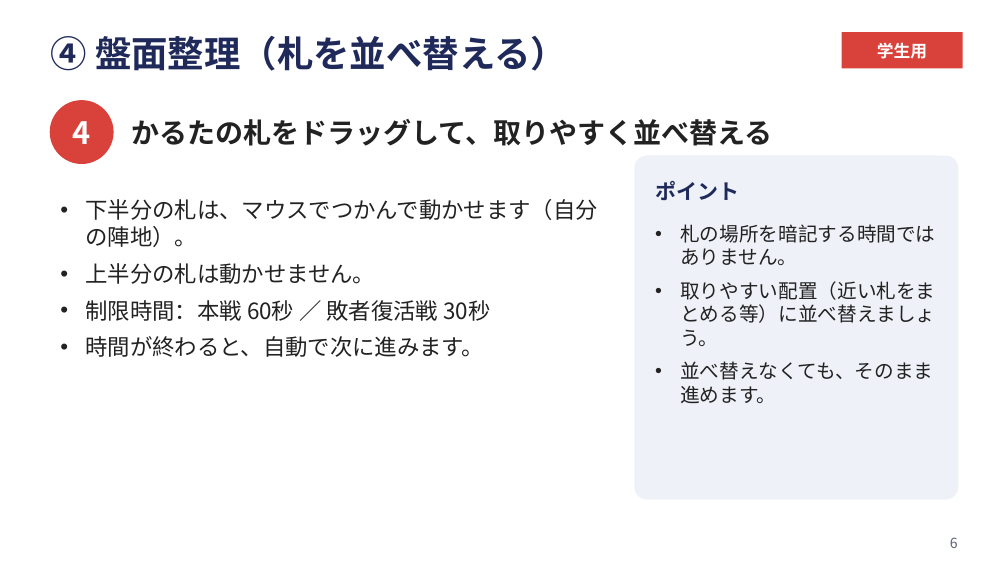
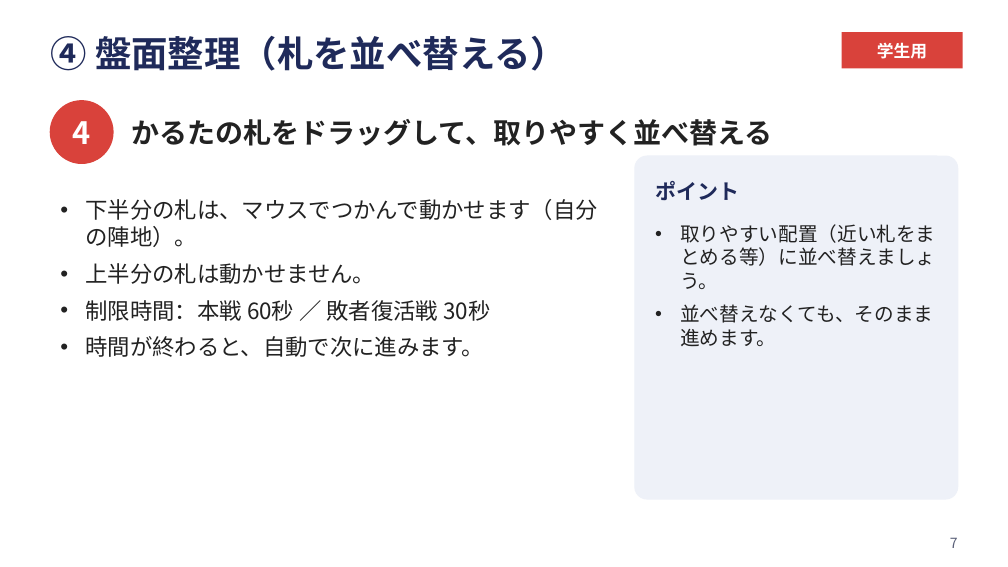
Before and after one commit to watanabekou0708-bot/e-karuta, a slide deck: slide 7 of 手順書/当日手順書_学生用.pptx (slide 6 before the commit). Drawn at 1008x567 pixels with LibreOffice and Linux fonts; fonts in the diff are those of the drawing. Boxes give left, top, right and bottom in pixels: in the first picture for what was removed or moved away, otherwise in the second. Text is boxed around its words. In the diff, an @@ line names an element or a change of style, - is before the commit and + after.

```diff
--- a/手順書/当日手順書_学生用.pptx
+++ b/手順書/当日手順書_学生用.pptx
@@ text at box(680, 224, 935, 265): paragraph removed @@
-• 札の場所を暗記する時間ではありません。
@@ page number at box(950, 537, 958, 548): text changed @@
-6
+7
```
Also in this commit, not shown: 4 other slides changed, 1 slide added, 2 other files.
